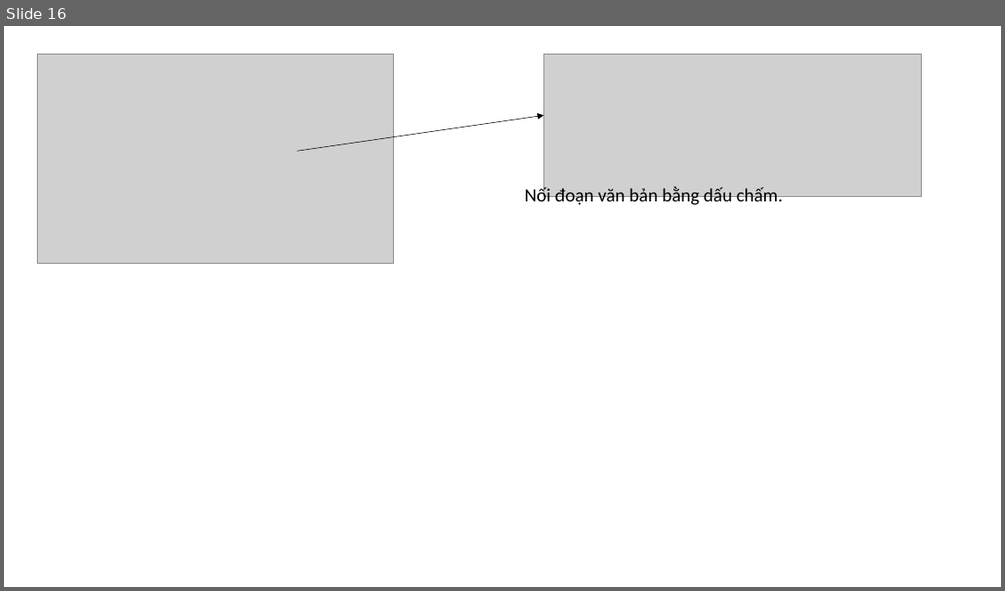
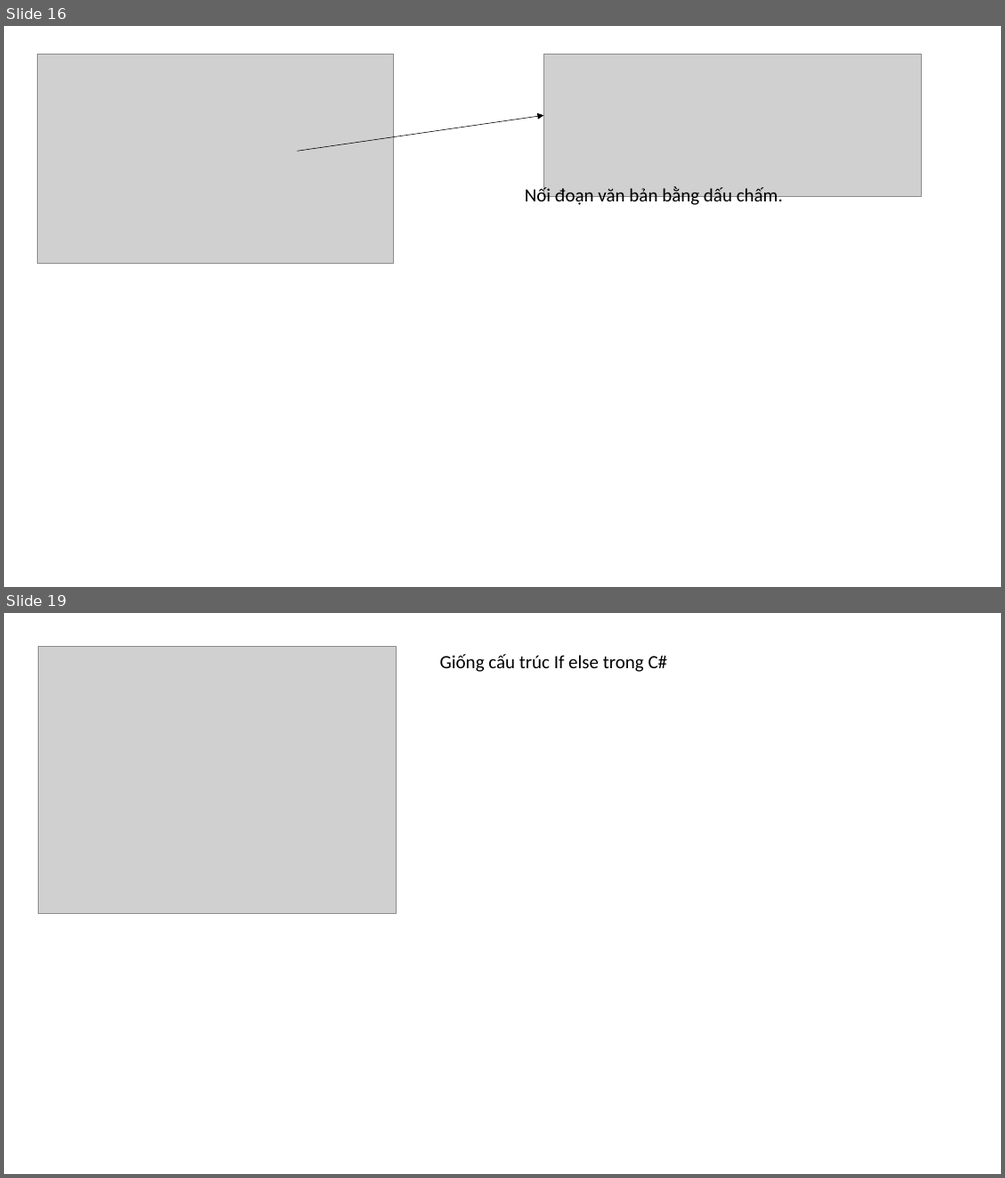
Before and after one commit to DangVanDoan05/LapTrinhWebPHP, a slide deck: Các khái niệm cơ bản của PHP.pptx. Shown one above the other, each under a label of ours: slide 16 before the commit, slides 16 and 19 after it; the slides between them are not shown. The pictures are 1005x591 and 1005x1178 pixels, drawn with LibreOffice and Linux fonts; fonts in the diff are those of the drawing; grey boxes stand for pictures. Boxes give left, top, right and bottom in pixels: in the first picture for what was removed or moved away, otherwise in the second. Text is boxed around its words. In the diff, an @@ line names an element or a change of style, - is before the commit and + after.

```diff
--- a/Các khái niệm cơ bản của PHP.pptx
+++ b/Các khái niệm cơ bản của PHP.pptx
@@ slide 19 added at box(4, 613, 1001, 1174), background #FFFFFF @@
@@ picture added at box(39, 647, 396, 913) @@
@@ text added at box(440, 654, 668, 672), 18 pt, text #000000 @@
+Giống cấu trúc If else trong C#
```
Also in this commit, not shown: 1 slide changed, 3 other slides added, 4 slides removed, 1 other file.
